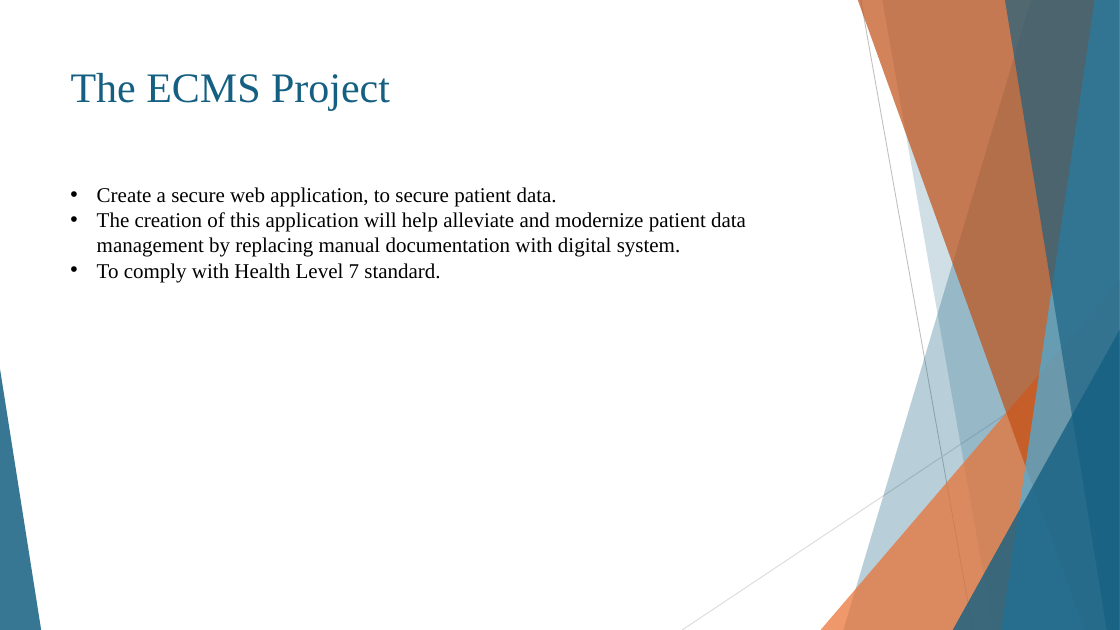
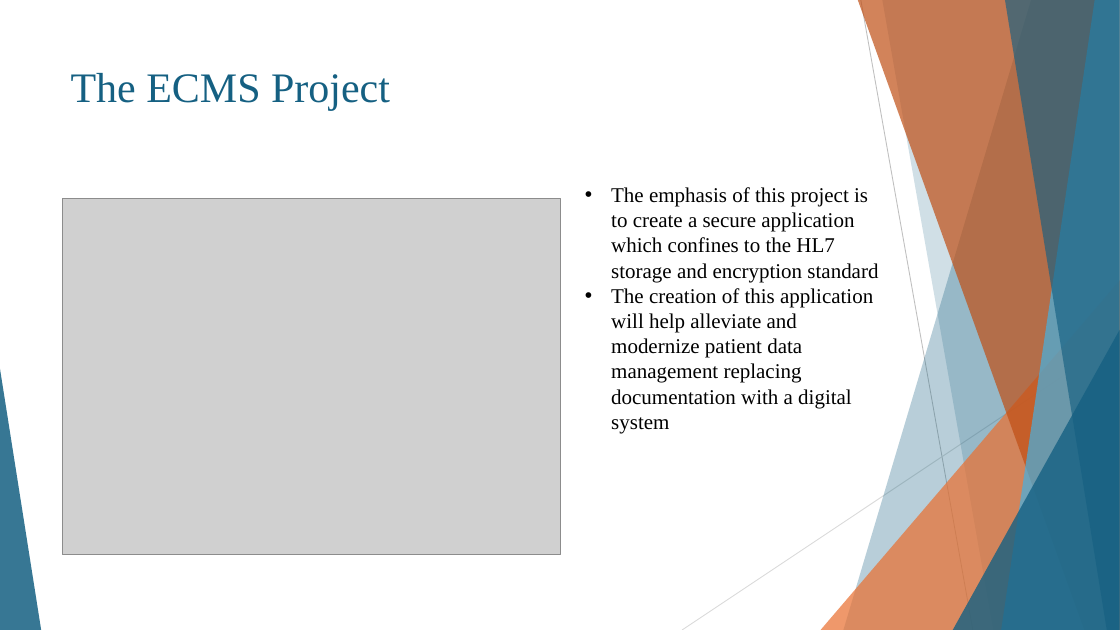
Before and after one commit to Qadeer1813/Project-Y4, a slide deck: slide 2 of Elderly Care Management System(ECMS) Presentation.pptx. Drawn at 1120x630 pixels with LibreOffice and Linux fonts; fonts in the diff are those of the drawing; grey boxes stand for pictures. Boxes give left, top, right and bottom in pixels: in the first picture for what was removed or moved away, otherwise in the second. Text is boxed around its words. In the diff, an @@ line names an element or a change of style, - is before the commit and + after.

```diff
--- a/Elderly Care Management System(ECMS) Presentation.pptx
+++ b/Elderly Care Management System(ECMS) Presentation.pptx
@@ picture added at <box>62,198,560,555</box> @@
@@ text at <box>611,187,878,434</box>: text changed @@
-• Create a secure web application, to secure patient data.
-• The creation of this application will help alleviate and modernize patient data management by replacing manual documentation with digital system.
-• To comply with Health Level 7 standard.
+• The emphasis of this project is to create a secure application which confines to the HL7 storage and encryption standard
+• The creation of this application will help alleviate and modernize patient data management replacing documentation with a digital system
```
Also in this commit, not shown: 3 other slides changed, 3 slides added, 1 slide removed.
